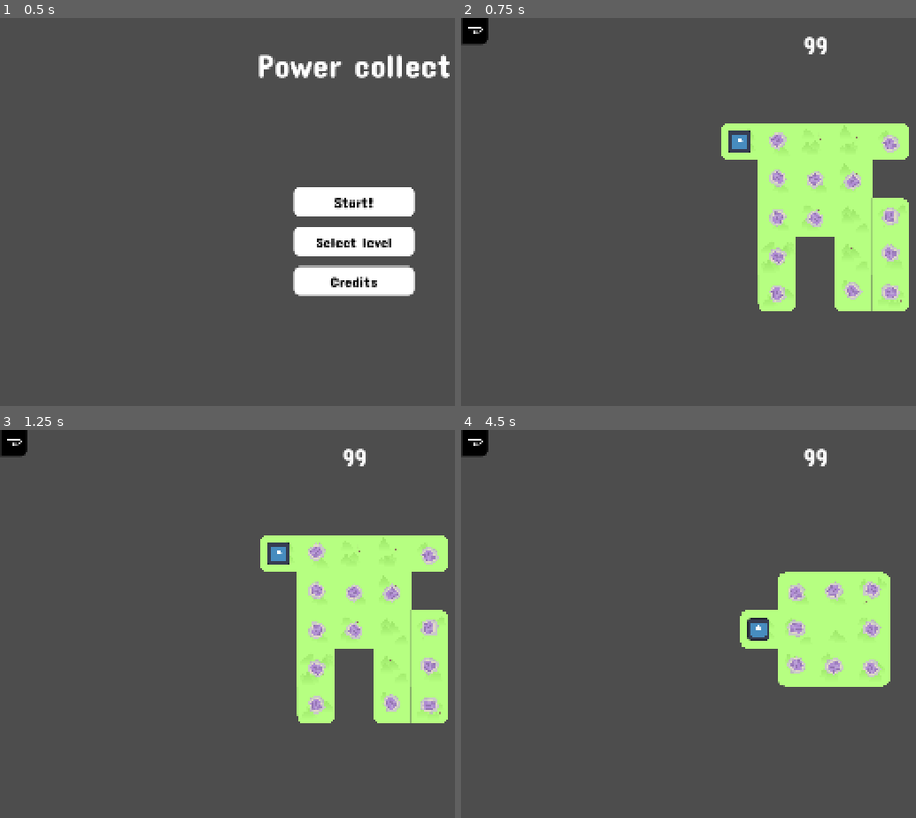
Above: before the commit, frames 1-4 (two rows, left to right).
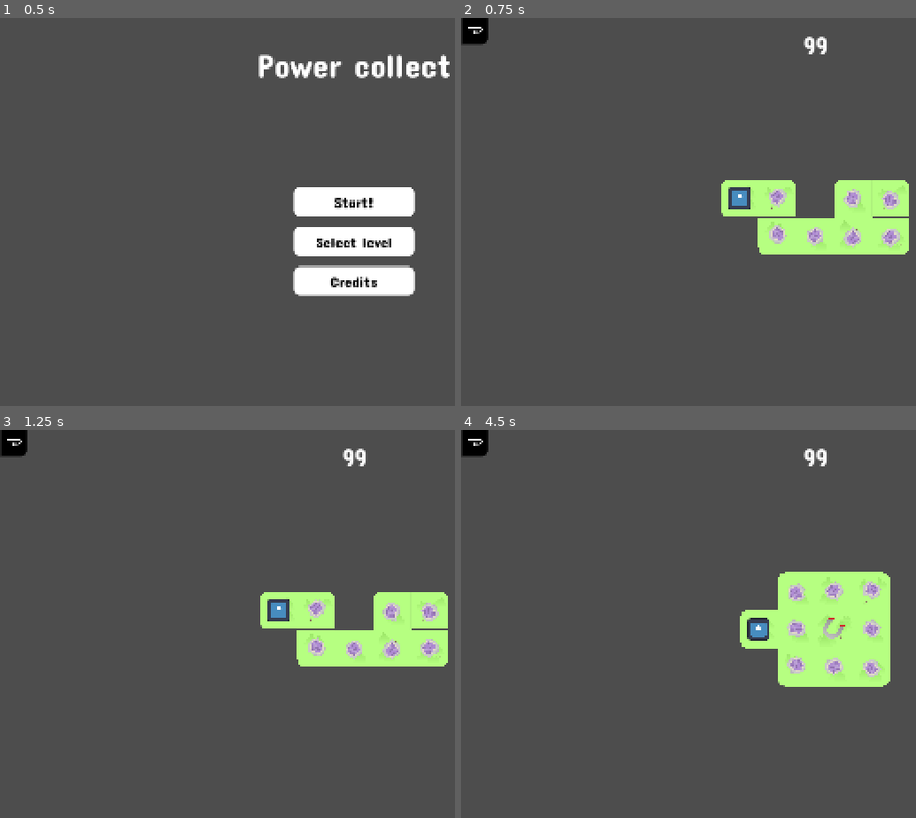
Above: after the commit, the same moments.

Repository: Sergueille/Collector
Game: Godot game, scene res://UI/menu_ui.tscn
Two runs of this game, one before a commit and one after it. Both use one fixed random seed, a clock stepped at 60 frames per second and the inputs below. The engine's default icon, where the game draws it, is replaced by a stand-in: a white triangle on a blue panel in a dark square.
Inputs (mouse positions are in pixels of both pictures, inside the frame that each line leads up to):
- Up to frame 1 (0.5 s): no input
- Up to frame 2 (0.75 s): click "Start!" at 0.5 s
- Up to frame 3 (1.25 s): no input
- Up to frame 4 (4.5 s): click (474, 441) at 1.25 s; click "Start!" at 2 s; click "Start!" at 2.75 s; click "Select level" at 3.5 s; click "5" at 4.25 s

Frame 1 is identical in both runs. In frame 2, 12% of the frame differs, in the area x 57-99%, y 27-76%; in frame 3, 12%; in frame 4, 0.1%.

Commit message:
Visible powerups

Diff:
--- a/parser.gd
+++ b/parser.gd
@@ -25,7 +25,6 @@
 
 	# Lecture des métadonnées du niveau (nom, dimensions, coût minimal)
 	var line = file.get_line()
-	var name = line
 
 	var str_len = file.get_line()
 	var length = str_len.to_int()
@@ -43,7 +42,6 @@
 
 	# Variables temporaires pour stocker la propriété de chaque case
 	var property
-	var start_position  # Servira à mémoriser la position de départ du joueur
 
 	# contient les string des tuiles de la map, exemple : [[p,v,m,v], [m,v,v,v]]
 	var tab_map = []
@@ -97,8 +95,6 @@
 			level.tiles[Vector2i(i, j)].tile_position = Vector2i(i, j)
 			level.add_child(level.tiles[Vector2i(i,j)])
 
-			var prop  # Stocke le type de propriété associé à la tuile
-
 			# Associe un type de propriété selon le caractère lu
 			if property == "m":
 				tile_resource.properties.push_back(block_property_scene)       # "m" → mur ou bloc infranchissable
@@ -109,7 +105,6 @@
 				level.tiles[Vector2i(i, j)].has_collectible = true # Met un collectible sur la tuile
 				tile_resource.has_sprite = true
 			elif property == "p":
-				start_position = Vector2i(i, j)  # on enregistre la position de départ
 				tile_resource.atlas_coordinates = theme.get_tile_position(is_tile_vide[0], is_tile_vide[1], is_tile_vide[2], is_tile_vide[3])
 				level.player.current_position = Vector2i(i, j)
 				tile_resource.has_sprite = true
@@ -126,13 +121,3 @@
 			level.tiles[Vector2i(i, j)].setup_collectible()
 	level.set_level()
 	return level
-
-	# Retourne un dictionnaire contenant toutes les informations utiles du niveau
-	return {
-		"name": name,
-		"length": length,
-		"width": width,
-		"min_cost": min_cost,
-		"start_position": start_position,
-		"level": level
-	}
--- a/puzzle/collectible.gd
+++ b/puzzle/collectible.gd
@@ -6,8 +6,11 @@
 @export var float_frequency := 1.0 / 5.0
 @export var float_spacial_frequency := 1.0 / 200.0
 
+@export var random_orientation := true
+
 func _ready() -> void:
-	rotation_degrees = randf() * 360.0
+	if random_orientation:
+		rotation_degrees = randf() * 360.0
 	initial_position = position
 
 
--- a/puzzle/property/Dash.tscn
+++ b/puzzle/property/Dash.tscn
@@ -1,7 +1,15 @@
-[gd_scene load_steps=2 format=3 uid="uid://d0la0ihmb1i71"]
+[gd_scene load_steps=4 format=3 uid="uid://d0la0ihmb1i71"]
 
 [ext_resource type="Script" uid="uid://bhfy5tbi0c58b" path="res://puzzle/property/power_up_tile.gd" id="1_kjiiu"]
+[ext_resource type="Texture2D" uid="uid://cvnqx2rqm0ibf" path="res://sprites/dash.svg" id="2_bmcmh"]
+[ext_resource type="Script" uid="uid://ddq507uoe8feh" path="res://puzzle/collectible.gd" id="3_8atfu"]
 
 [node name="PowerUpTile" type="Node"]
 script = ExtResource("1_kjiiu")
 power_up = 1
+
+[node name="Sprite2D" type="Sprite2D" parent="."]
+scale = Vector2(3, 3)
+texture = ExtResource("2_bmcmh")
+script = ExtResource("3_8atfu")
+random_orientation = false
--- a/puzzle/property/magnet.tscn
+++ b/puzzle/property/magnet.tscn
@@ -1,6 +1,14 @@
-[gd_scene load_steps=2 format=3 uid="uid://d3id2r3dhv7d1"]
+[gd_scene load_steps=4 format=3 uid="uid://d3id2r3dhv7d1"]
 
 [ext_resource type="Script" uid="uid://bhfy5tbi0c58b" path="res://puzzle/property/power_up_tile.gd" id="1_6g3ty"]
+[ext_resource type="Texture2D" uid="uid://bp2vmhjbfkjfg" path="res://sprites/magnet.svg" id="2_kvssc"]
+[ext_resource type="Script" uid="uid://ddq507uoe8feh" path="res://puzzle/collectible.gd" id="3_nvdej"]
 
 [node name="PowerUpTile" type="Node"]
 script = ExtResource("1_6g3ty")
+
+[node name="Sprite2D" type="Sprite2D" parent="."]
+scale = Vector2(1.2, 1.2)
+texture = ExtResource("2_kvssc")
+script = ExtResource("3_nvdej")
+random_orientation = false
--- a/puzzle/property/power_up_tile.gd
+++ b/puzzle/property/power_up_tile.gd
@@ -7,6 +7,9 @@
 
 var already_picked_up := false
 
+func _ready() -> void:
+	$Sprite2D.initial_position = (Vector2(get_tile(self).tile_position) + Vector2(0.5, 0.5)) * Globals.TILE_SIZE
+
 func _apply():
 	if already_picked_up:
 		return
@@ -14,4 +17,7 @@
 	var player = Puzzle.get_puzzle(self).player
 	player.add_power_up(power_up)
 	already_picked_up = true
+
+	$Sprite2D.visible = false
+
 	# queue_free()
Not shown, changed: levels/niveau1.txt
